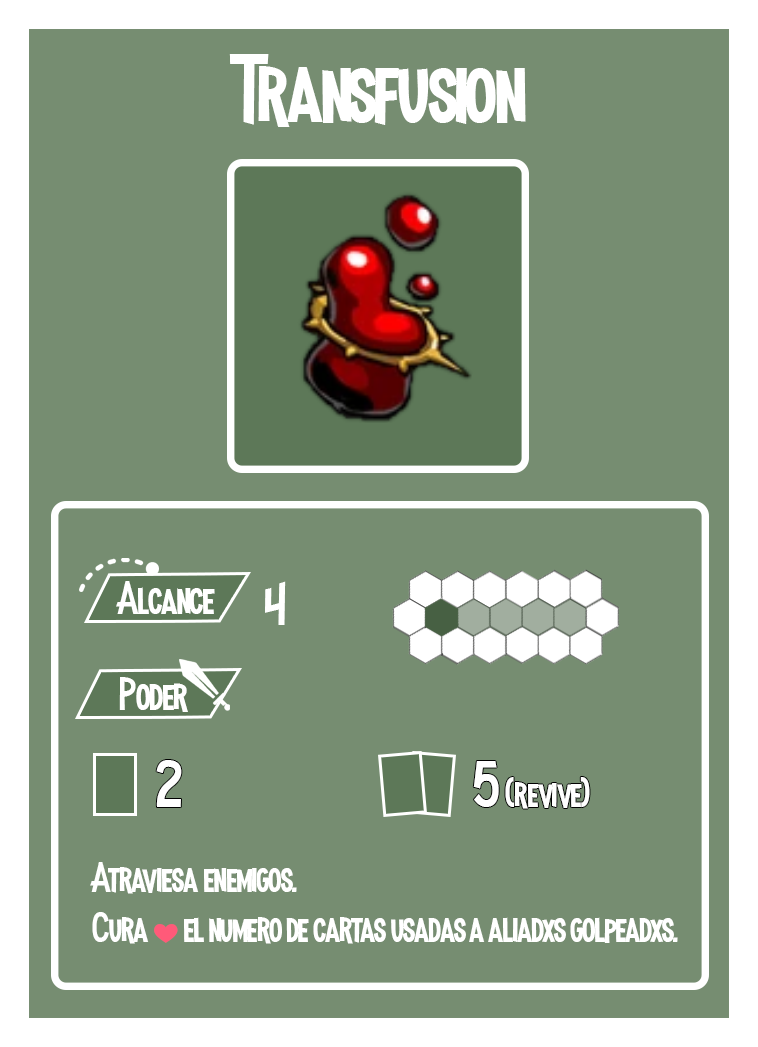
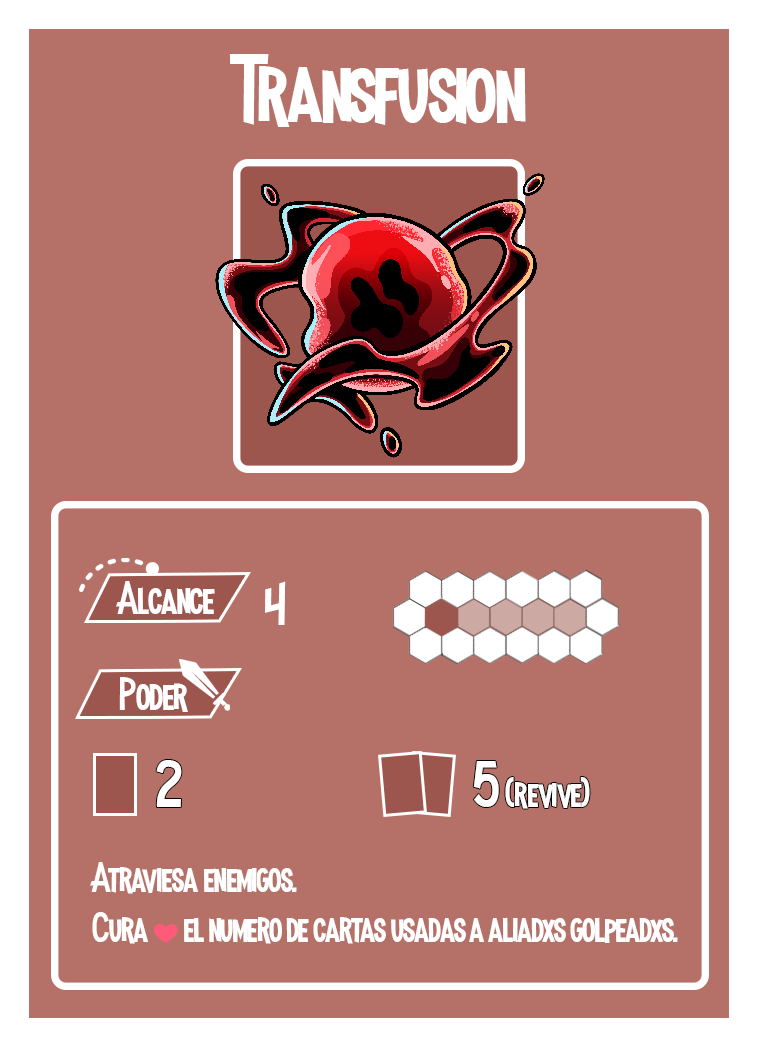
Comparing the layer stacks of the two 758 × 1047 images. Changes:
painted on "carta copy" over [378, 751, 427, 817]
painted on "carta copy 2" over [407, 751, 456, 817]
painted on "carta" over [96, 756, 134, 813]
painted on "Rectangle 2 copy 8" over [75, 668, 242, 719]
painted on "Rectangle 2 copy 6" over [84, 572, 251, 623]
painted on "Capa 1" over [215, 173, 545, 458]
painted on "Rectangle 1" over [227, 159, 529, 473]
renamed "Layer 11" to "Layer 14", painted on it over [29, 29, 729, 1018]